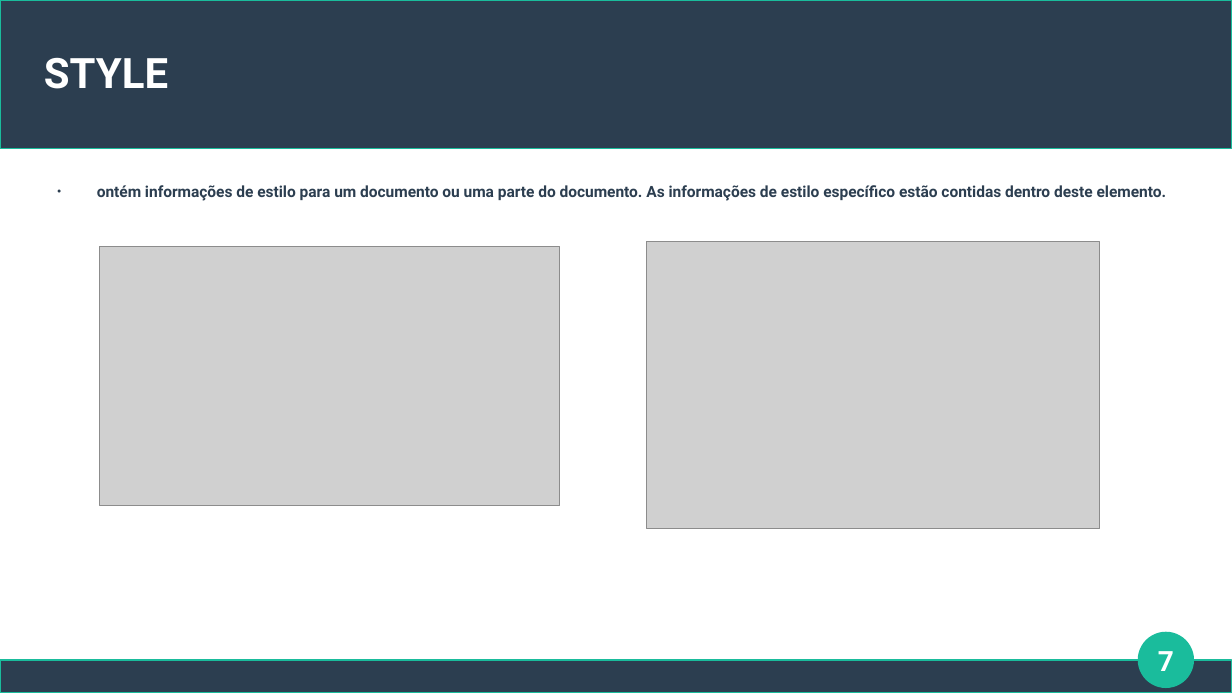
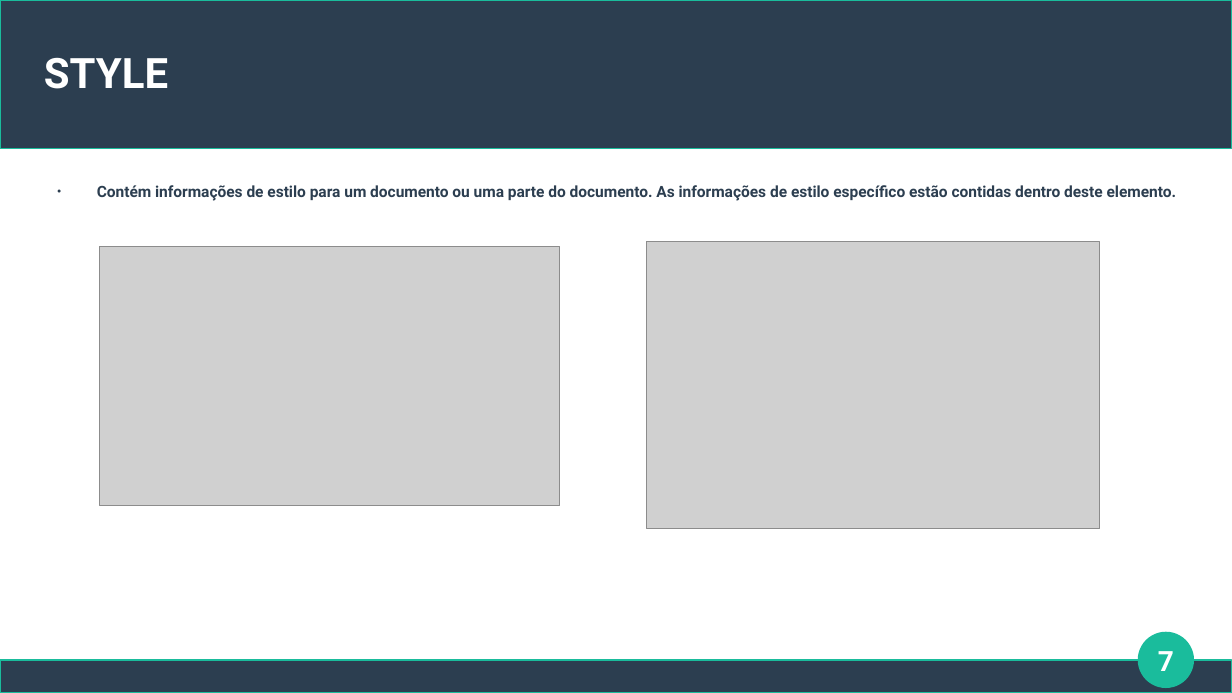
Before and after one commit to Fabio815/JavaScript, a slide deck: slide 7 of Semana4/Sem título 1.odp. Drawn at 1232x693 pixels with LibreOffice and Linux fonts; fonts in the diff are those of the drawing; grey boxes stand for pictures. Boxes give left, top, right and bottom in pixels: in the first picture for what was removed or moved away, otherwise in the second. Text is boxed around its words. In the diff, an @@ line names an element or a change of style, - is before the commit and + after.

```diff
--- a/Semana4/Sem título 1.odp
+++ b/Semana4/Sem título 1.odp
@@ text at (97,185,1177,201): text changed @@
-● ontém informações de estilo para um documento ou uma parte do documento. As informações de estilo específico estão contidas dentro deste elemento.
+● Contém informações de estilo para um documento ou uma parte do documento. As informações de estilo específico estão contidas dentro deste elemento.
```
Also in this commit, not shown: 2 other slides changed, 6 other files.
